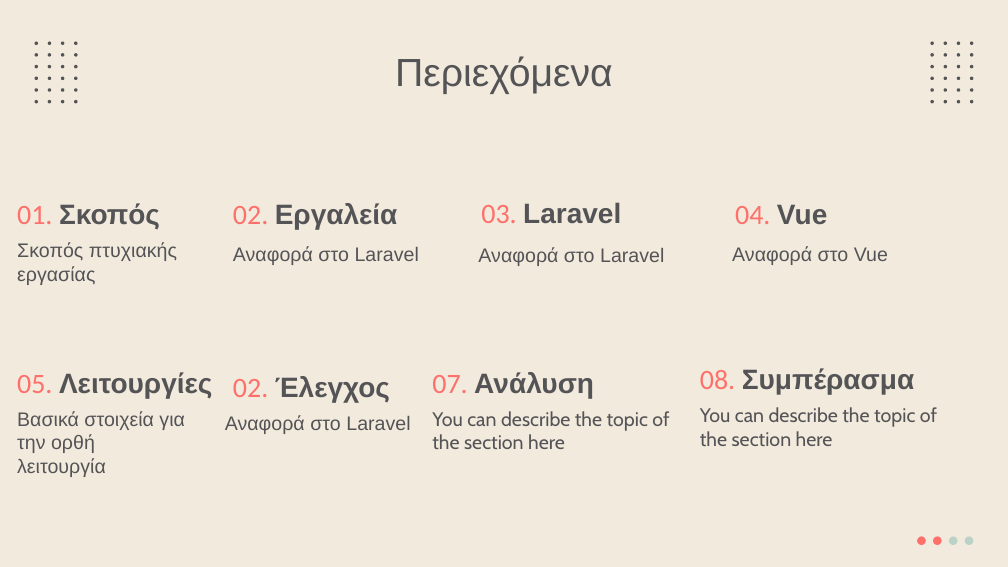
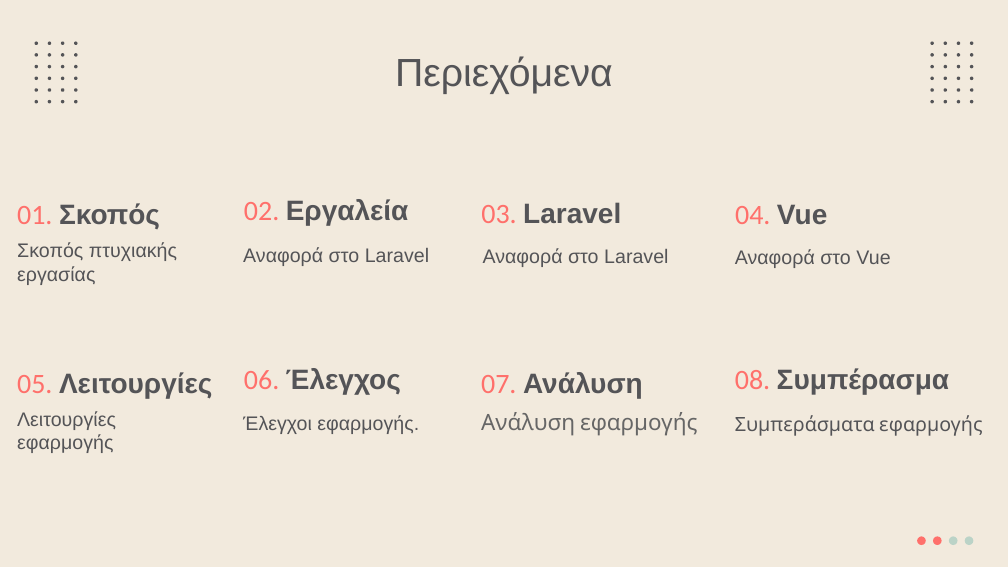
Before and after one commit to Button99/Rental-Accommodation, a slide deck: slide 2 of Thesis PowerPoint.pptx. Drawn at 1008x567 pixels with LibreOffice and Linux fonts; fonts in the diff are those of the drawing. Boxes give left, top, right and bottom in pixels: in the first picture for what was removed or moved away, otherwise in the second. Text is boxed around its words. In the diff, an @@ line names an element or a change of style, - is before the commit and + after.

```diff
--- a/Thesis PowerPoint.pptx
+++ b/Thesis PowerPoint.pptx
@@ text "02. Εργαλεία": place and size @@
-text "02. Εργαλεία" at [233, 203, 398, 229]
+text "02. Εργαλεία" at [244, 199, 409, 225]
@@ text "Αναφορά στο Laravel": place and size @@
-text "Αναφορά στο Laravel" at [233, 246, 419, 265]
+text "Αναφορά στο Laravel" at [243, 247, 429, 266]
@@ subtitle "Αναφορά στο Laravel": place and size @@
-subtitle "Αναφορά στο Laravel" at [478, 247, 664, 266]
+subtitle "Αναφορά στο Laravel" at [483, 248, 668, 267]
@@ title "07. Ανάλυση": place and size @@
-title "07. Ανάλυση" at [432, 372, 594, 398]
+title "07. Ανάλυση" at [481, 372, 643, 398]
@@ title "08. Συμπέρασμα": place and size @@
-title "08. Συμπέρασμα" at [700, 368, 914, 394]
+title "08. Συμπέρασμα" at [735, 368, 949, 394]
@@ text at [244, 368, 401, 394]: text changed @@
-02. Έλεγχος
+06. Έλεγχος
@@ subtitle at [17, 411, 116, 453]: text changed @@
-Βασικά στοιχεία για την ορθή λειτουργία
+Λειτουργίες εφαρμογής
@@ text at [243, 415, 419, 434]: text changed @@
-Αναφορά στο Laravel
+Έλεγχοι εφαρμογής.
@@ subtitle at [481, 412, 697, 436]: text changed; size 14 to 16 pt; text colour #545457 to #666666 @@
-You can describe the topic of the section here
+Ανάλυση εφαρμογής
@@ subtitle at [735, 415, 982, 436]: text changed @@
-You can describe the topic of the section here
+Συμπεράσματα εφαρμογής
```
Also in this commit, not shown: 1 other slide changed, 1 slide added.
